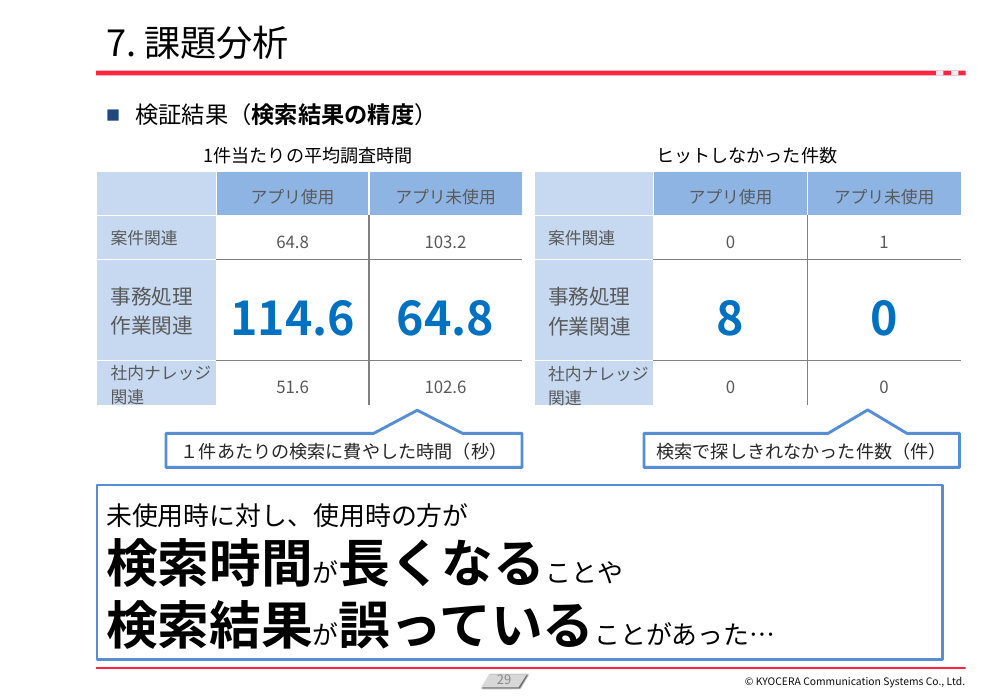
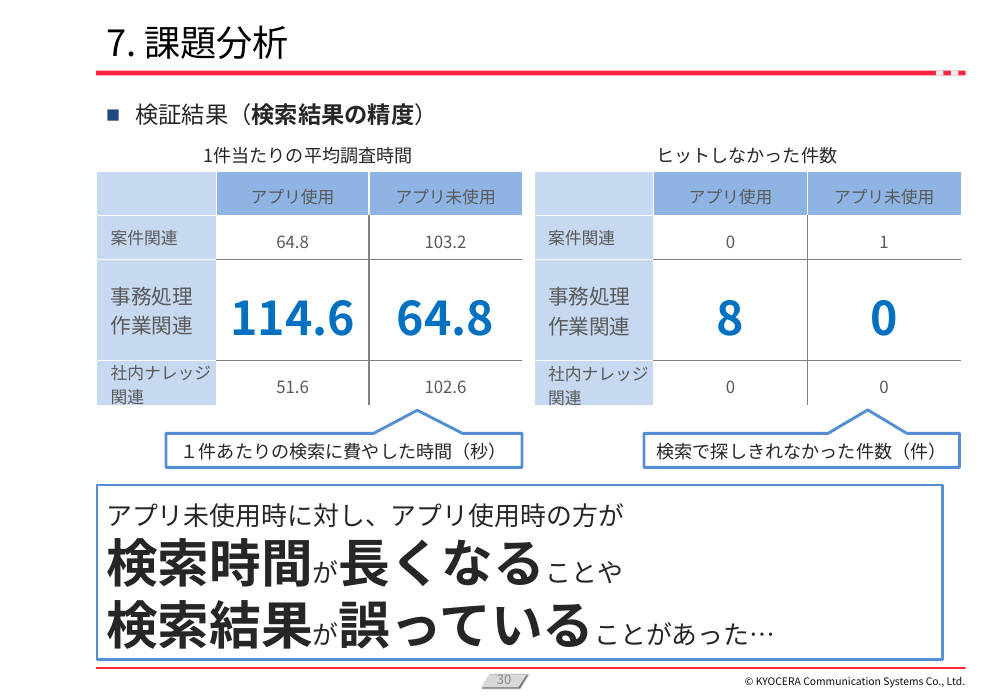
Before and after one commit to KanataOsako/SCSA, a slide deck: slide 30 of src/研究レポート/業務改善【大迫かなた】2024年予選会資料.pptx (slide 29 before the commit). Drawn at 1008x698 pixels with LibreOffice and Linux fonts; fonts in the diff are those of the drawing; background and template pictures are left out. Boxes give left, top, right and bottom in pixels: in the first picture for what was removed or moved away, otherwise in the second. Text is boxed around its words. In the diff, an @@ line names an element or a change of style, - is before the commit and + after.

```diff
--- a/src/研究レポート/業務改善【大迫かなた】2024年予選会資料.pptx
+++ b/src/研究レポート/業務改善【大迫かなた】2024年予選会資料.pptx
@@ text colour #000000 to #262626 in 3 elements at [135,103,437,125], [203,147,412,164], [656,147,837,164] @@
@@ text in rectangle at [106,503,624,527]: text changed; text colour #000000 to #262626 @@
-未使用時に対し、使用時の方が
+アプリ未使用時に対し、アプリ使用時の方が
@@ text in rectangle at [106,538,775,649]: text colour #000000 to #262626 in "検索時間が長くなることや", "検索結果が誤っていることがあった…" @@
@@ page number at [497,674,511,689]: text changed @@
-29
+30
```
Also in this commit, not shown: 37 other slides changed, 1 slide added, 1 other file.
